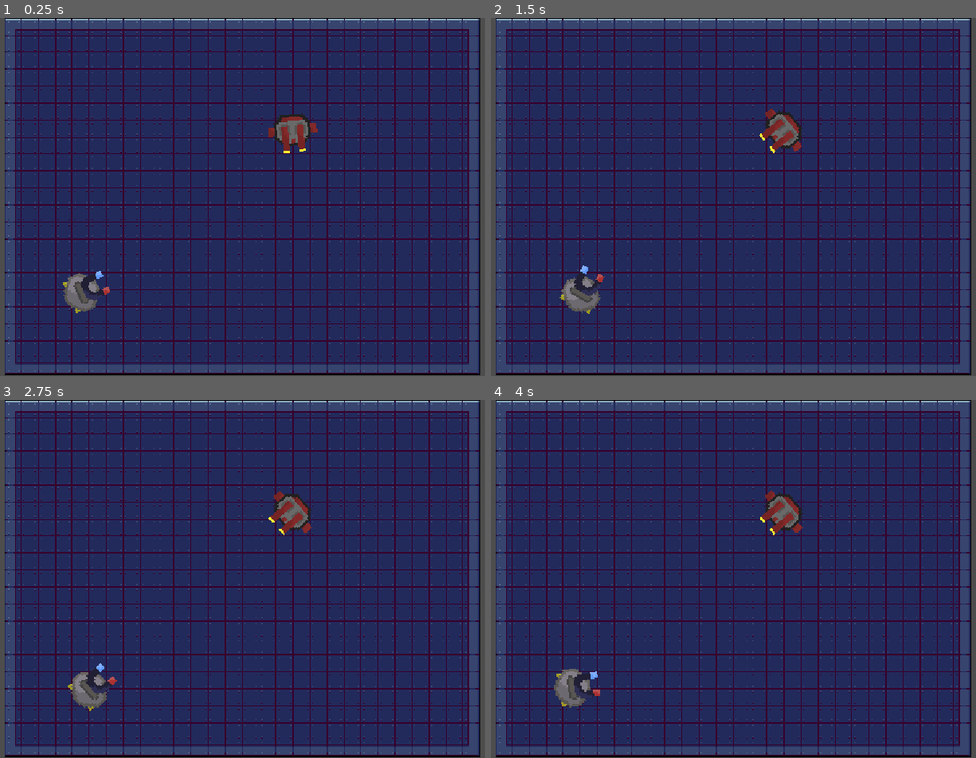
Above: before the commit, frames 1-4 (two rows, left to right).
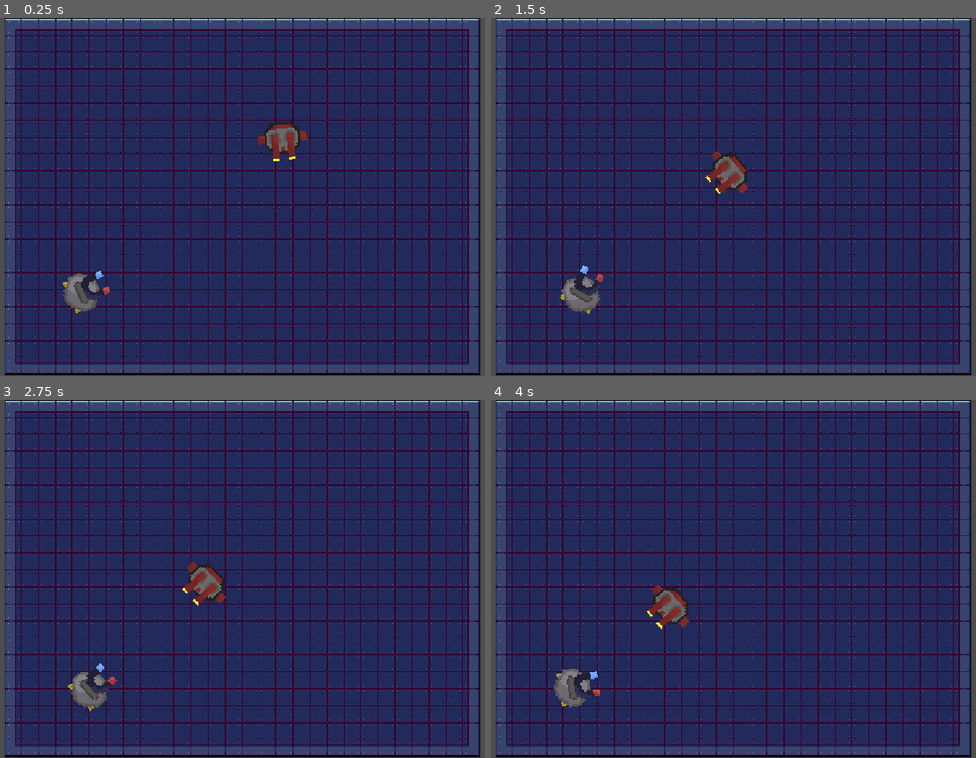
Above: after the commit, the same moments.

Repository: FazalThe/magslam
Game: Godot game, scene res://main.tscn
Same seed, same stepped clock (60 frames per second), same inputs: the game is played once before the commit and once after it.
Inputs (mouse positions are in pixels of both pictures, inside the frame that each line leads up to):
- Up to frame 1 (0.25 s): no input
- Up to frame 2 (1.5 s): tap Enter at 0.5 s; move the mouse to (869, 179) at 0.52 s; hold Right 0.53-1.28 s; tap A (A) at 0.6 s; click (869, 179) at 0.67 s; tap D (D) at 0.8, 1.35 s; move the mouse to (602, 214) at 1.27 s; hold Down from 1.28 s (still down); click (602, 214) at 1.42 s
- Up to frame 3 (2.75 s): tap S (S) at 1.55, 2.1 s; move the mouse to (300, 500) at 2.02 s; release Down at 2.03 s; press the mouse at (300, 500) at 2.03 s; hold Right from 2.03 s (still down)
- Up to frame 4 (4 s): move the mouse to (694, 650) at 2.77 s; release Right at 2.78 s; release the mouse at (694, 650) at 2.78 s; hold Up 2.78-3.53 s; click (694, 650) at 2.85 s; tap A (A) at 3.05, 3.6 s; move the mouse to (917, 632) at 3.52 s; hold Left from 3.53 s (still down); click (917, 632) at 3.67 s; tap D (D) at 3.8 s

The runs differ from the first frame. In frame 1, 0.8% of the frame differs, in the area x 53-66%, y 26-40%; in frame 2, 1.4%, in the area x 44-65%, y 25-50%; in frame 3, 1.4%; in frame 4, 1.4%.

Commit message:
added push force but in all direction

Diff:
--- /dev/null
+++ b/area_2d.gd
@@ -0,0 +1,11 @@
+extends Area2D
+
+const force = 800
+
+# Called when the node enters the scene tree for the first time.
+func _physics_process(delta: float) -> void:
+	if Input.is_action_pressed("Left"):
+		print("leftpress")
+		for body: RigidBody2D in get_overlapping_bodies():
+			var dir = global_position.direction_to(body.global_position)
+			body.apply_central_force(force*dir)
--- a/dualbot.gd
+++ b/dualbot.gd
@@ -1,18 +1,20 @@
-extends CharacterBody2D
+extends RigidBody2D
 
 @onready var magnet: CharacterBody2D = $"../Magnet"
 
 
-
+const minDistance = 220
 const SPEED = 300.0
 
 
 func _physics_process(delta: float) -> void:
 
-	var target_angle = global_position.angle_to_point(magnet.global_position)
+	#face the magnet
+	var magPosition: Vector2 = magnet.global_position
+	var target_angle = global_position.angle_to_point(magPosition)
 	rotation = lerp_angle(rotation, target_angle, 3.5 * delta)
-	#lerp()
 
-
-
-	move_and_slide()
+	#move towards magnet
+	var distance = global_position.distance_to(magPosition)
+	if distance > minDistance:
+		position = lerp(position, magPosition, 0.2*delta)
--- a/dualbot.tscn
+++ b/dualbot.tscn
@@ -6,7 +6,9 @@
 [sub_resource type="CircleShape2D" id="CircleShape2D_toofv"]
 radius = 28.0
 
-[node name="CharacterBody2D" type="CharacterBody2D"]
+[node name="RigidBody2D" type="RigidBody2D"]
+collision_layer = 3
+gravity_scale = 0.0
 script = ExtResource("1_4bj0b")
 
 [node name="Sprite2D" type="Sprite2D" parent="."]
--- a/player.gd
+++ b/player.gd
@@ -26,4 +26,6 @@
 	else:
 		velocity.y = move_toward(velocity.y, 0, SPEED)
 
+	#attraction
+
 	move_and_slide()
--- a/player.tscn
+++ b/player.tscn
@@ -1,10 +1,14 @@
-[gd_scene load_steps=4 format=3 uid="uid://c6wl30o5rhyfo"]
+[gd_scene load_steps=6 format=3 uid="uid://c6wl30o5rhyfo"]
 
 [ext_resource type="Texture2D" uid="uid://e6e05b2d2cl0" path="res://Assets/Characters/magnet.png" id="1_4flbx"]
 [ext_resource type="Script" uid="uid://vuqjpk22fpjg" path="res://player.gd" id="1_onrkg"]
+[ext_resource type="Script" uid="uid://bfodha7557lvu" path="res://area_2d.gd" id="3_i3pqv"]
 
 [sub_resource type="CircleShape2D" id="CircleShape2D_4flbx"]
 radius = 65.0
+
+[sub_resource type="CircleShape2D" id="CircleShape2D_onrkg"]
+radius = 366.11063
 
 [node name="CharacterBody2D" type="CharacterBody2D"]
 script = ExtResource("1_onrkg")
@@ -18,3 +22,11 @@
 [node name="CollisionShape2D" type="CollisionShape2D" parent="."]
 position = Vector2(0.17499542, -0.375)
 shape = SubResource("CircleShape2D_4flbx")
+
+[node name="Area2D" type="Area2D" parent="."]
+collision_layer = 0
+collision_mask = 2
+script = ExtResource("3_i3pqv")
+
+[node name="CollisionShape2D" type="CollisionShape2D" parent="Area2D"]
+shape = SubResource("CircleShape2D_onrkg")
--- a/project.godot
+++ b/project.godot
@@ -46,6 +46,16 @@
 "events": [Object(InputEventKey,"resource_local_to_scene":false,"resource_name":"","device":-1,"window_id":0,"alt_press …(191 unchanged characters)…
 ]
 }
+Left={
+"deadzone": 0.2,
+"events": [Object(InputEventMouseButton,"resource_local_to_scene":false,"resource_name":"","device":-1,"window_id":0,"alt_pressed":false,"shift_pressed":false,"ctrl_pressed":false,"meta_pressed":false,"button_mask":1,"position":Vector2(303, 5),"global_position":Vector2(312, 53),"factor":1.0,"button_index":1,"canceled":false,"pressed":true,"double_click":false,"script":null)
+]
+}
+Right={
+"deadzone": 0.2,
+"events": [Object(InputEventMouseButton,"resource_local_to_scene":false,"resource_name":"","device":-1,"window_id":0,"alt_pressed":false,"shift_pressed":false,"ctrl_pressed":false,"meta_pressed":false,"button_mask":2,"position":Vector2(362, 9),"global_position":Vector2(371, 57),"factor":1.0,"button_index":2,"canceled":false,"pressed":true,"double_click":false,"script":null)
+]
+}
 
 [physics]
 
Not shown, added: area_2d.gd.uid
